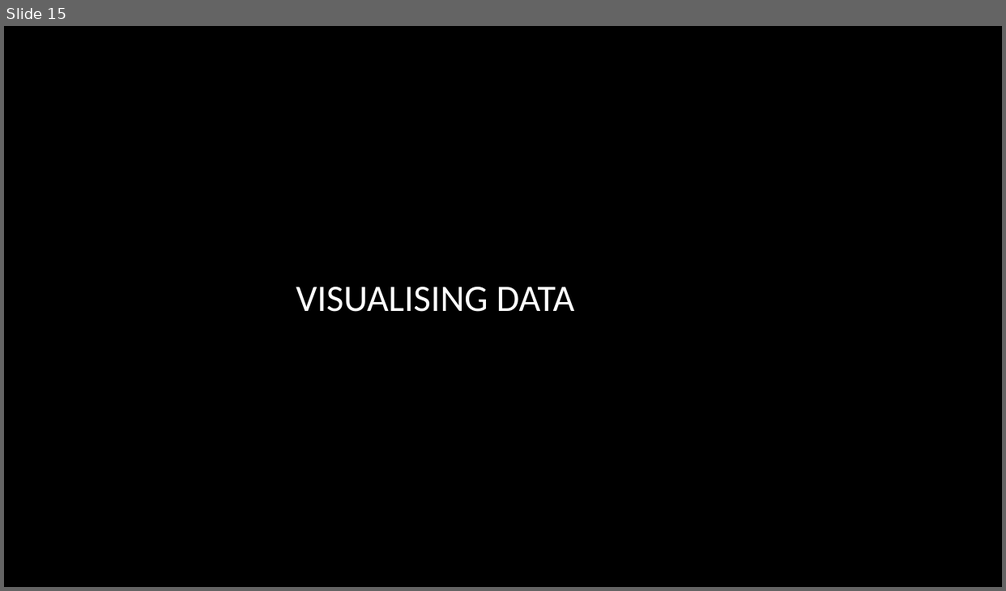
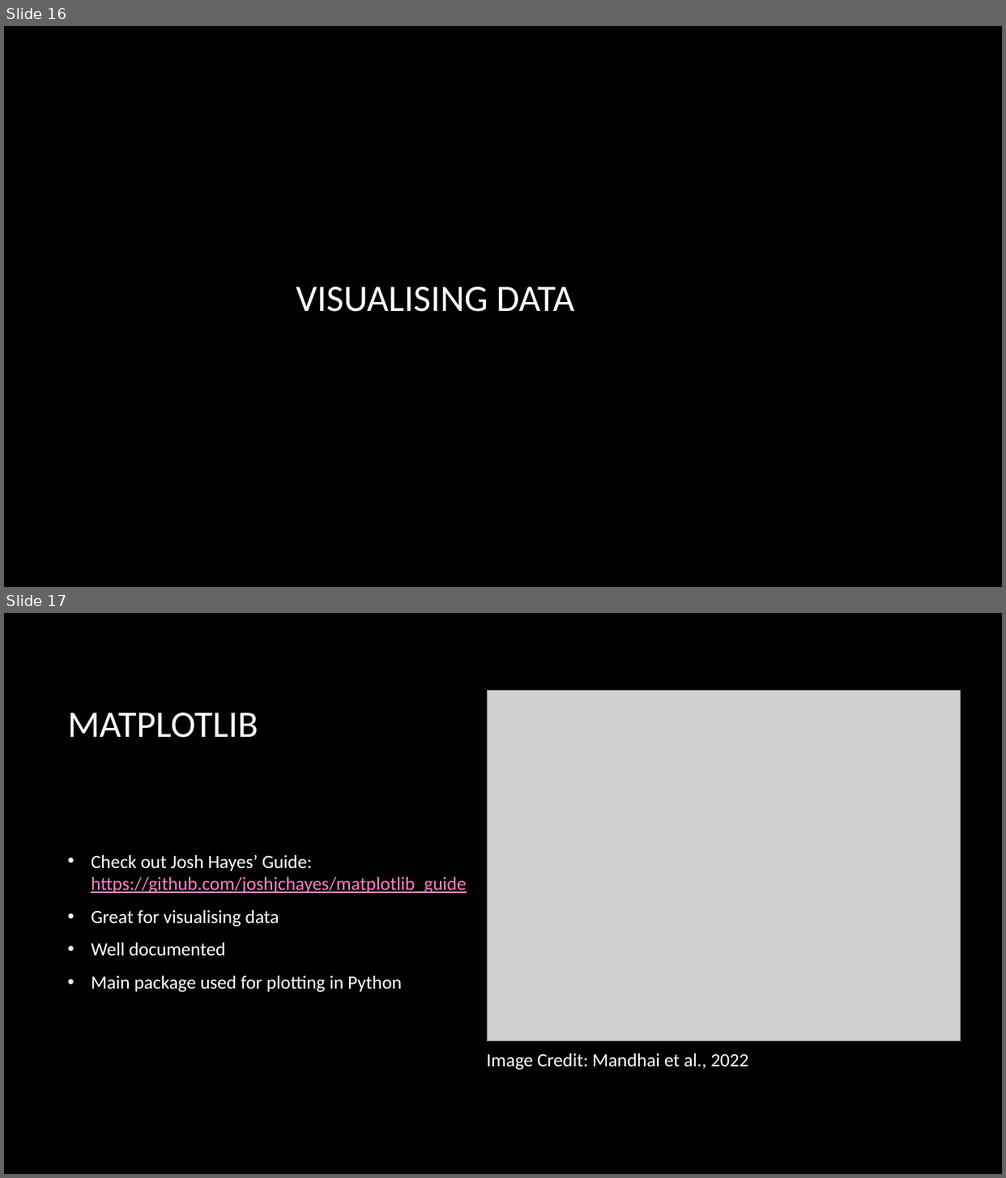
Before and after one commit to smandhai/Astro-Data-Handling-Tutorials, a slide deck: Intro to Astro-data .pptx. Shown one above the other, each under a label of ours: slide 15 before the commit, slides 16 and 17 after it. The pictures are 1006x591 and 1006x1178 pixels, drawn with LibreOffice and Linux fonts; fonts in the diff are those of the drawing; grey boxes stand for pictures; background and template pictures are left out. Boxes give left, top, right and bottom in pixels: in the first picture for what was removed or moved away, otherwise in the second. Text is boxed around its words. In the diff, an @@ line names an element or a change of style, - is before the commit and + after.

```diff
--- a/Intro to Astro-data .pptx
+++ b/Intro to Astro-data .pptx
@@ slide 17 added at (4,613,1002,1174), background picture (left out) @@
@@ picture added at (487,691,960,1041) @@
@@ title added at (68,713,258,738), 36 pt, text #FFFFFF @@
+MATPLOTLIB
@@ text added at (91,855,466,992), 18 pt, text #FFFFFF @@
+• Check out Josh Hayes’ Guide: https://github.com/joshjchayes/matplotlib_guide
+• Great for visualising data
+• Well documented
+• Main package used for plotting in Python
@@ text added at (487,1054,749,1070), 18 pt, text #FFFFFF @@
+Image Credit: Mandhai et al., 2022
@@ what was slide 15 is now slide 16 @@
```
Also in this commit, not shown: 8 slides changed, 7 other slides added, 5 slides removed.
